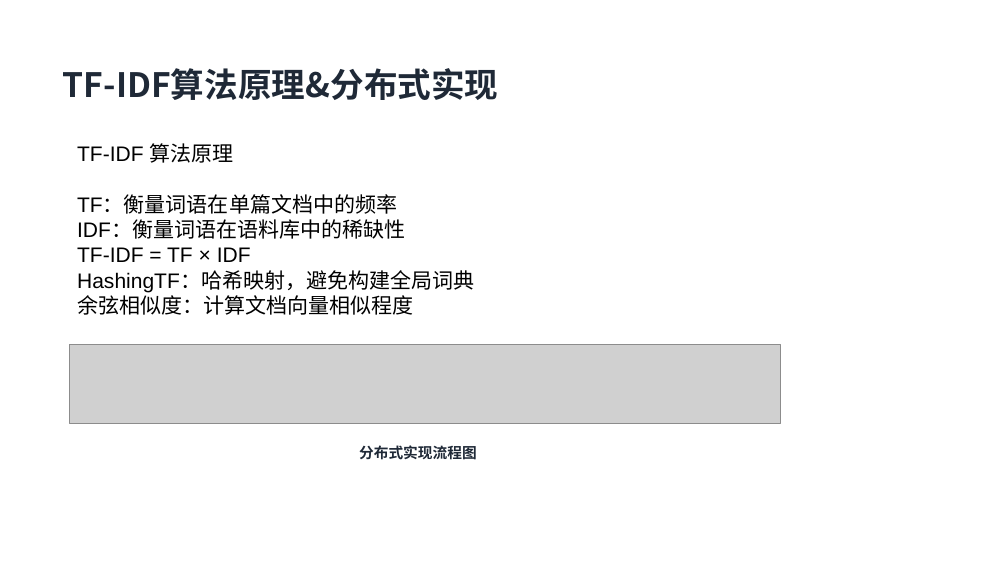
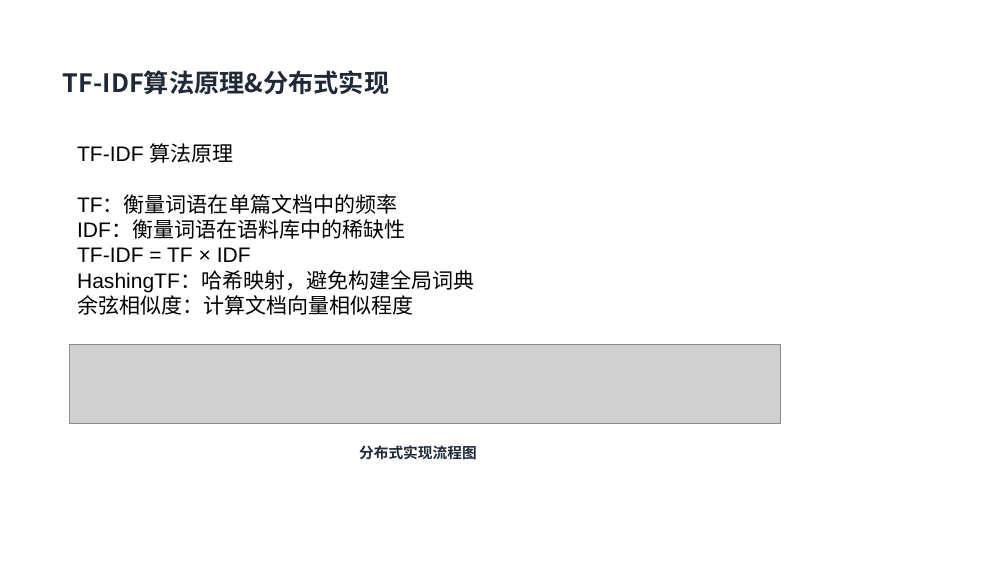
Before and after one commit to fxq45/spark-distributed-lab, a slide deck: slide 13 of docs/基于Apache Spark的分布式计算实验-内容修改.pptx. Drawn at 1008x567 pixels with LibreOffice and Linux fonts; fonts in the diff are those of the drawing; grey boxes stand for pictures. Boxes give left, top, right and bottom in pixels: in the first picture for what was removed or moved away, otherwise in the second. Text is boxed around its words. In the diff, an @@ line names an element or a change of style, - is before the commit and + after.

```diff
--- a/docs/基于Apache Spark的分布式计算实验-内容修改.pptx
+++ b/docs/基于Apache Spark的分布式计算实验-内容修改.pptx
@@ text "TF-IDF算法原理&分布式实现" at <box>63,70,389,95</box>: size 32 to 24 pt @@
```
Also in this commit, not shown: 11 other slides changed, 1 slide added, 1 slide removed, 8 other files.
